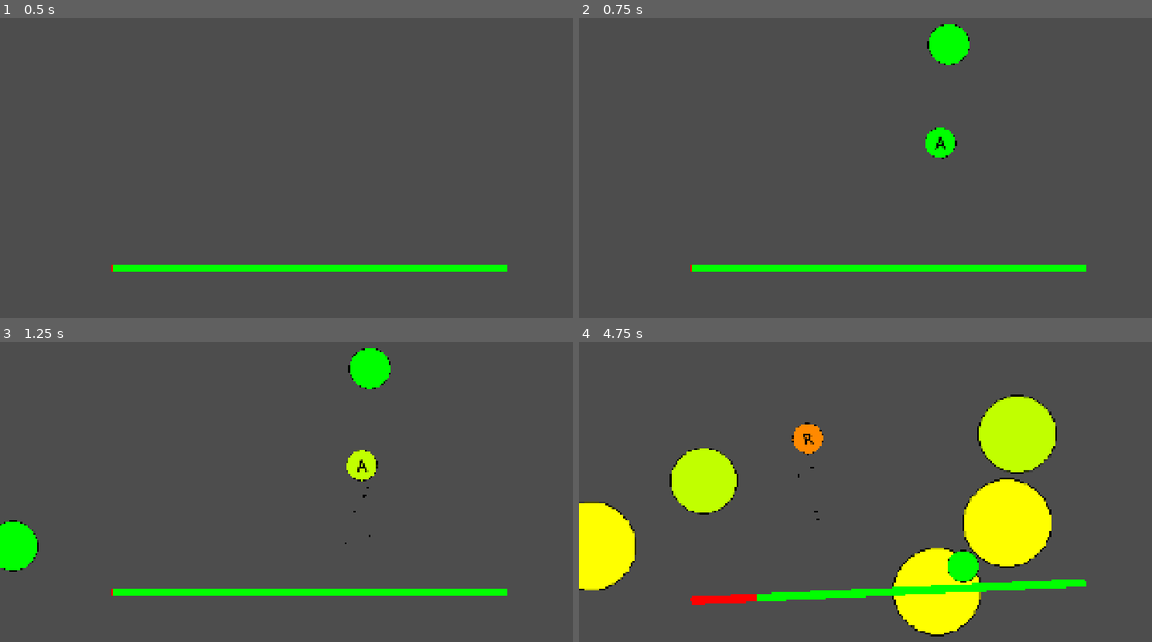
Above: before the commit, frames 1-4 (two rows, left to right).
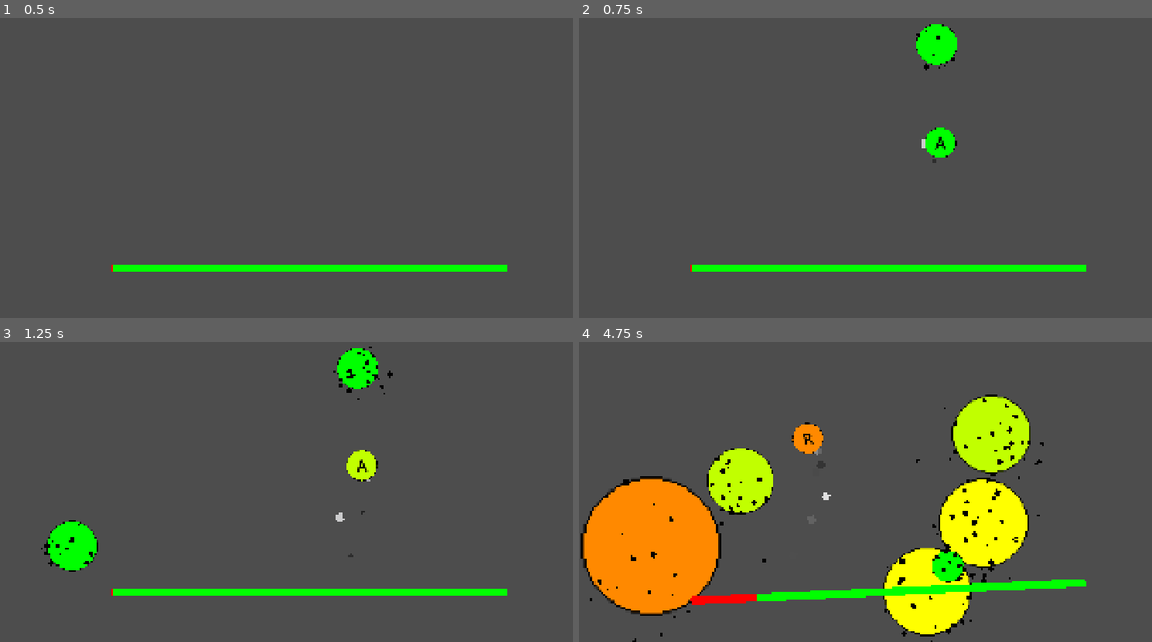
Above: after the commit, the same moments.

Repository: k3mystra/needy-college-student
Game: Godot game, scene res://ButtonMiniGame/test_game_scene.tscn
Two runs of this game, one before a commit and one after it. Both use one fixed random seed, a clock stepped at 60 frames per second and the inputs below.
Inputs (mouse positions are in pixels of both pictures, inside the frame that each line leads up to):
- Up to frame 1 (0.5 s): no input
- Up to frame 2 (0.75 s): tap Enter at 0.5 s
- Up to frame 3 (1.25 s): no input
- Up to frame 4 (4.75 s): click (951, 369) at 1.27 s; click (590, 546) at 2.02 s; click (590, 546) at 2.77 s

Frame 1 is identical in both runs. In frame 2, 0.7% of the frame differs, in the area x 58-69%, y 2-49%; in frame 3, 2.9%; in frame 4, 19%, in the area x 0-84%, y 17-100%.

Commit message:
more particles

Diff:
--- a/ButtonMiniGame/button_mash_game.gd
+++ b/ButtonMiniGame/button_mash_game.gd
@@ -12,6 +12,7 @@
 @onready var slider = $sliderholder/HSlider
 @onready var sliderholder = $sliderholder
 @onready var clock = $AudioStreamPlayer2D
+@onready var bloodParticle = $sliderholder/HSlider/blood
 
 var letter = ["w", "a", "s", "d", "q", "e", "r", "f", "z", "x", "c"]
 var letter_amount : int
@@ -84,7 +85,7 @@
 
 func _spawn_spam():
 	var spawnpoint = $spawn
-	spawnpoint.global_position = Vector2(randf_range(-1000, 1000), randf_range(-500, 500))
+	spawnpoint.global_position = Vector2(randf_range(-800, 800), randf_range(-500, 500))
 	var button = button_spam.instantiate()
 	button.global_position = spawnpoint.global_position
 	get_parent().add_child(button)
@@ -142,6 +143,7 @@
 	circle.rotation_degrees = randf_range(-15, 15)
 
 func _slider_damage(value: float):
+	bloodParticle.emitting = true
 	slider.value += value
 	while value > 0:
 		sliderholder.global_position = prevsliderpos
--- a/ButtonMiniGame/button_mash_game.tscn
+++ b/ButtonMiniGame/button_mash_game.tscn
@@ -6,6 +6,9 @@
 [ext_resource type="AudioStream" uid="uid://cjppm5ligydfs" path="res://ButtonMiniGame/sounds/clock.ogg" id="4_7810j"]
 
 [sub_resource type="FontVariation" id="FontVariation_poley"]
+
+[sub_resource type="Gradient" id="Gradient_7810j"]
+colors = PackedColorArray(1, 1, 1, 1, 0, 0, 0, 1)
 
 [sub_resource type="ImageTexture" id="ImageTexture_4wmo7"]
 
@@ -70,7 +73,9 @@
 initial_velocity_max = 137.85
 angular_velocity_min = -300.0
 angular_velocity_max = 300.0
-color = Color(0, 0, 0, 1)
+scale_amount_min = 0.4
+scale_amount_max = 3.0
+color_initial_ramp = SubResource("Gradient_7810j")
 
 [node name="spawn" type="Node2D" parent="." unique_id=1253321267]
 
@@ -93,5 +98,21 @@
 editable = false
 scrollable = false
 
+[node name="blood" type="CPUParticles2D" parent="sliderholder/HSlider" unique_id=206856327]
+position = Vector2(612, 13.434998)
+emitting = false
+amount = 90
+texture = ExtResource("3_h0o0h")
+one_shot = true
+explosiveness = 1.0
+emission_shape = 3
+emission_rect_extents = Vector2(600, 1)
+direction = Vector2(0, -1)
+initial_velocity_min = 267.32
+initial_velocity_max = 554.45
+angular_velocity_min = -720.0
+angular_velocity_max = 720.0
+color = Color(0.73333335, 0, 0, 1)
+
 [node name="AudioStreamPlayer2D" type="AudioStreamPlayer2D" parent="." unique_id=1470038093]
 stream = ExtResource("4_7810j")
--- a/ButtonMiniGame/button_spam.tscn
+++ b/ButtonMiniGame/button_spam.tscn
@@ -2,6 +2,7 @@
 
 [ext_resource type="Script" uid="uid://chuumegaat2fo" path="res://ButtonMiniGame/button_spam.gd" id="1_km3y2"]
 [ext_resource type="Texture2D" uid="uid://qlf7ca7tjgsw" path="res://ButtonMiniGame/placeholder/wordholderblank.png" id="2_k8knq"]
+[ext_resource type="Texture2D" uid="uid://cd5rny8pfj16t" path="res://ButtonMiniGame/placeholder/star.png" id="3_ix4o1"]
 
 [node name="button_spam" type="Node2D" unique_id=614955222]
 position = Vector2(525, 331)
@@ -28,4 +29,25 @@
 icon = ExtResource("2_k8knq")
 flat = true
 
+[node name="CPUParticles2D" type="CPUParticles2D" parent="resize" unique_id=421354515]
+z_index = 1
+amount = 35
+texture = ExtResource("3_ix4o1")
+lifetime_randomness = 0.4
+emission_shape = 2
+emission_sphere_radius = 95.0
+direction = Vector2(0, 1)
+gravity = Vector2(0, 0)
+initial_velocity_min = 123.4
+initial_velocity_max = 137.85
+angular_velocity_min = -300.0
+angular_velocity_max = 300.0
+orbit_velocity_min = -1.0
+orbit_velocity_max = 1.0
+linear_accel_min = 3.96
+linear_accel_max = 33.66
+scale_amount_min = 0.1
+scale_amount_max = 2.0
+color = Color(0, 0, 0, 1)
+
 [connection signal="pressed" from="resize/Button" to="." method="_on_button_pressed"]
